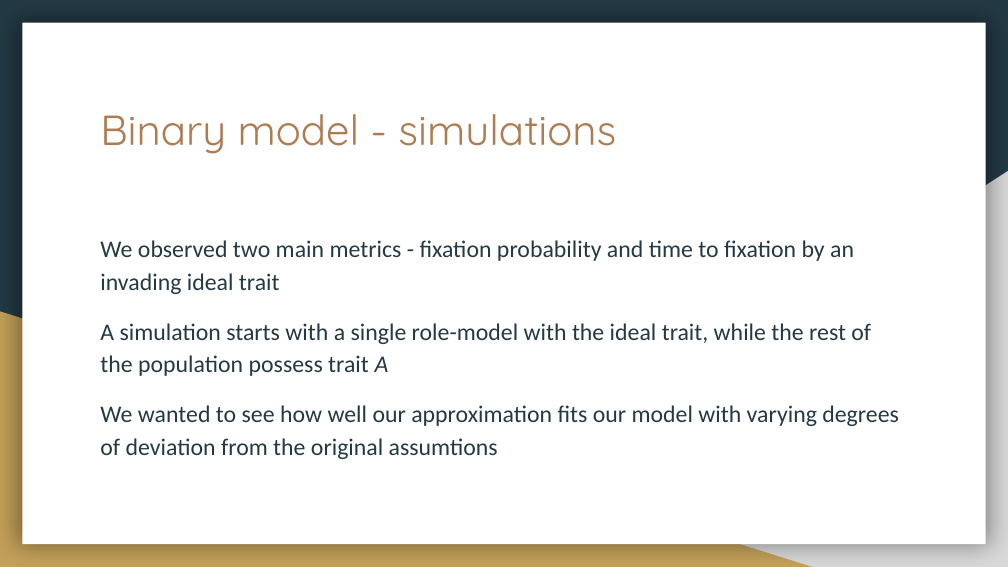
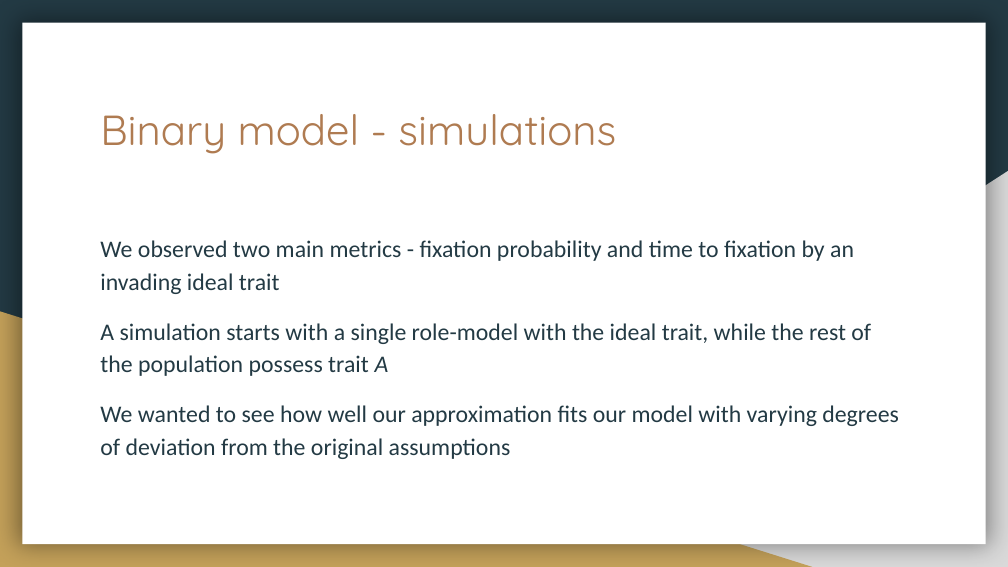
Before and after one commit to yoavram-lab/PrestigeBias, a slide deck: slide 33 of Prestige bias.pptx (slide 29 before the commit). Drawn at 1008x567 pixels with LibreOffice and Linux fonts; fonts in the diff are those of the drawing. Boxes give left, top, right and bottom in pixels: in the first picture for what was removed or moved away, otherwise in the second. Text is boxed around its words. In the diff, an @@ line names an element or a change of style, - is before the commit and + after.

Commit message:
update

```diff
--- a/Prestige bias.pptx
+++ b/Prestige bias.pptx
@@ text at (100, 405, 899, 459): text changed @@
-We wanted to see how well our approximation fits our model with varying degrees of deviation from the original assumtions
+We wanted to see how well our approximation fits our model with varying degrees of deviation from the original assumptions
```
Also in this commit, not shown: 1 other slide changed, 9 slides added.
